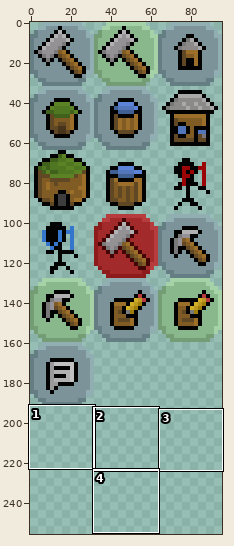
Edited in one commit: sprite sheet (images/builditembuttons.png). The first picture is a wide view before the edit; the outline marks the close-up.
Close-up. Earlier state:
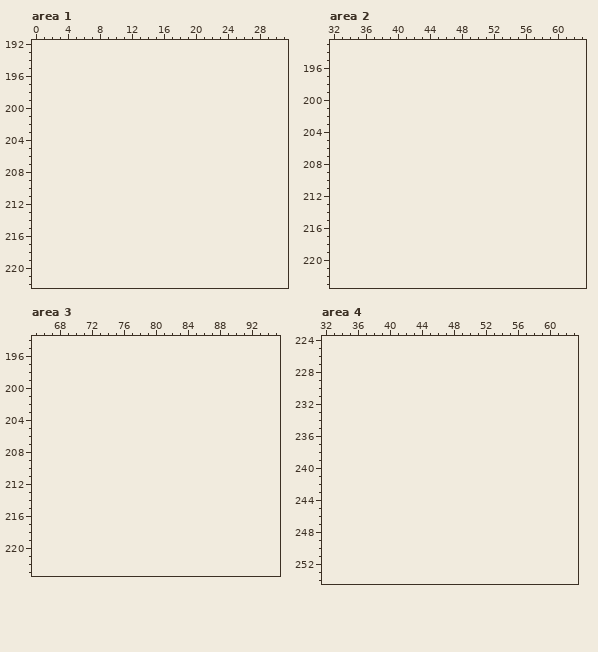
The file is 96x192 pixels. Colours within 5 levels of each other are drawn and written as one. Shown: area 1: x 0..31, y 192..222; area 2: x 32..63, y 193..223; area 3: x 65..95, y 194..223; area 4: x 32..63, y 224..254. The old version is drawn lined up with the new one, on the new canvas. The commit also changed other parts of the picture, which this record leaves out.
After:
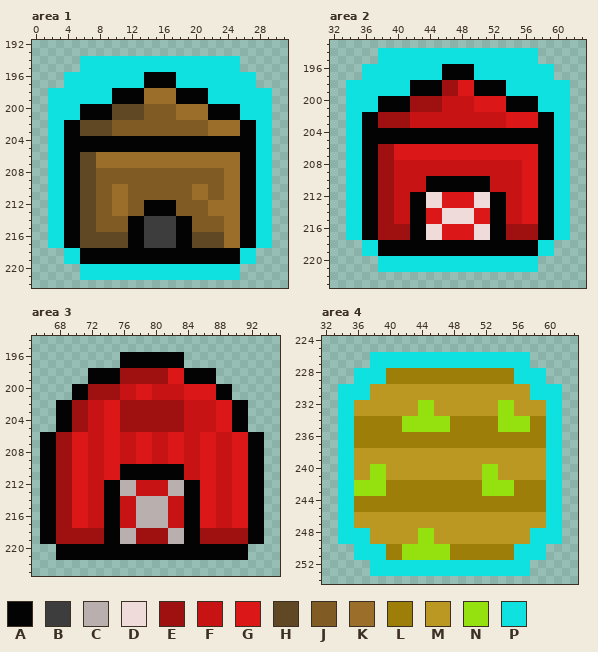
Palette (. is transparent): A #020302  B #3d3d3d  C #baafaf  D #f0dbdb  E #9f1010  F #c71313  G #db1717  H #604825  J #805c24  K #9b6f29  L #9d7e09  M #ba9821  N #94e10f  P #0fe1e1
From old to new:
canvas 96x192 -> 96x256
Area 1:
y 194..195: x 6..25 .................... -> PPPPPPPPPPPPPPPPPPPP
y 196..197: x 4..27 ........................ -> PPPPPPPPPPAAAAPPPPPPPPPP
y 198..199: x 2..29 ............................ -> PPPPPPPPAAAAKKKKAAAAPPPPPPPP
y 200..201: x 2..29 ............................ -> PPPPAAAAHHHHJJJJKKKKAAAAPPPP
y 202..203: x 2..29 ............................ -> PPAAHHHHJJJJJJJJJJJJKKKKAAPP
y 204..205: x 2..29 ............................ -> PPAAAAAAAAAAAAAAAAAAAAAAAAPP
y 206..207: x 2..29 ............................ -> PPAAHHKKKKKKKKKKKKKKKKKKAAPP
y 208..209: x 2..29 ............................ -> PPAAHHJJJJJJJJJJJJJJJJKKAAPP
y 210..211: x 2..29 ............................ -> PPAAHHJJKKJJJJJJJJKKJJKKAAPP
y 212..213: x 2..29 ............................ -> PPAAHHJJKKJJAAAAJJJJKKKKAAPP
y 214..215: x 2..29 ............................ -> PPAAHHJJJJAABBBBAAJJJJKKAAPP
y 216..217: x 2..29 ............................ -> PPAAHHHHHHAABBBBAAHHHHKKAAPP
y 218..219: x 4..27 ........................ -> PPAAAAAAAAAAAAAAAAAAAAPP
y 220..221: x 6..25 .................... -> PPPPPPPPPPPPPPPPPPPP
Area 2:
y 194..195: x 38..57 .................... -> PPPPPPPPPPPPPPPPPPPP
y 196..197: x 36..59 ........................ -> PPPPPPPPPPAAAAPPPPPPPPPP
y 198..199: x 34..61 ............................ -> PPPPPPPPAAAAEEGGAAAAPPPPPPPP
y 200..201: x 34..61 ............................ -> PPPPAAAAEEEEFFFFGGGGAAAAPPPP
y 202..203: x 34..61 ............................ -> PPAAEEEEFFFFFFFFFFFFGGGGAAPP
y 204..205: x 34..61 ............................ -> PPAAAAAAAAAAAAAAAAAAAAAAAAPP
y 206..207: x 34..61 ............................ -> PPAAEEGGGGGGGGGGGGGGGGGGAAPP
y 208..209: x 34..61 ............................ -> PPAAEEFFFFFFFFFFFFFFFFGGAAPP
y 210..211: x 34..61 ............................ -> PPAAEEFFFFAAAAAAAAFFFFGGAAPP
y 212..213: x 34..61 ............................ -> PPAAEEFFAADDGGGGDDAAFFGGAAPP
y 214..215: x 34..61 ............................ -> PPAAEEFFAAGGDDDDGGAAFFGGAAPP
y 216..217: x 34..61 ............................ -> PPAAEEEEAADDGGGGDDAAEEEEAAPP
y 218..219: x 36..59 ........................ -> PPAAAAAAAAAAAAAAAAAAAAPP
y 220..221: x 38..57 .................... -> PPPPPPPPPPPPPPPPPPPP
Area 3:
y 196..197: x 76..83 ........ -> AAAAAAAA
y 198..199: x 72..87 ................ -> AAAAEEEEEEGGAAAA
y 200..201: x 70..89 .................... -> AAEEEEFFGGFFFFGGGGAA
y 202..205: x 68..91 ........................ -> AAEEFFGGEEEEEEEEFFFFGGAA
y 206..209: x 66..93 ............................ -> AAEEGGFFGGFFGGFFGGFFGGFFGGAA
y 210..211: x 66..93 ............................ -> AAEEGGFFGGAAAAAAAAFFGGFFGGAA
y 212..213: x 66..93 ............................ -> AAEEGGFFAACCFFFFCCAAGGFFGGAA
y 214..217: x 66..93 ............................ -> AAEEGGFFAAFFCCCCFFAAGGFFGGAA
y 218..219: x 66..93 ............................ -> AAEEEEEEAACCEEEECCAAEEEEEEAA
y 220..221: x 68..91 ........................ -> AAAAAAAAAAAAAAAAAAAAAAAA
Area 4:
y 226..227: x 38..57 .................... -> PPPPPPPPPPPPPPPPPPPP
y 228..229: x 36..59 ........................ -> PPPPLLLLLLLLLLLLLLLLPPPP
y 230..231: x 34..61 ............................ -> PPPPMMMMMMMMMMMMMMMMMMMMPPPP
y 232..233: x 34..61 ............................ -> PPMMMMMMMMNNMMMMMMMMNNMMMMPP
y 234..235: x 34..61 ............................ -> PPLLLLLLNNNNNNLLLLLLNNNNLLPP
y 236..237: x 34..61 ............................ -> PPLLLLLLLLLLLLLLLLLLLLLLLLPP
y 238..239: x 34..61 ............................ -> PPMMMMMMMMMMMMMMMMMMMMMMMMPP
y 240..241: x 34..61 ............................ -> PPMMNNMMMMMMMMMMMMNNMMMMMMPP
y 242..243: x 34..61 ............................ -> PPNNNNLLLLLLLLLLLLNNNNLLLLPP
y 244..245: x 34..61 ............................ -> PPLLLLLLLLLLLLLLLLLLLLLLLLPP
y 246..247: x 34..61 ............................ -> PPMMMMMMMMMMMMMMMMMMMMMMMMPP
y 248..249: x 34..61 ............................ -> PPPPMMMMMMNNMMMMMMMMMMMMPPPP
y 250..251: x 36..59 ........................ -> PPPPLLNNNNNNLLLLLLLLPPPP
y 252..253: x 38..57 .................... -> PPPPPPPPPPPPPPPPPPPP
Boxes around the changes in both close-ups, in picture pixels (x1, y1, x2, y2):
added: (48, 56, 272, 280)
added: (346, 48, 570, 272)
added: (40, 352, 264, 560)
added: (338, 352, 562, 576)
